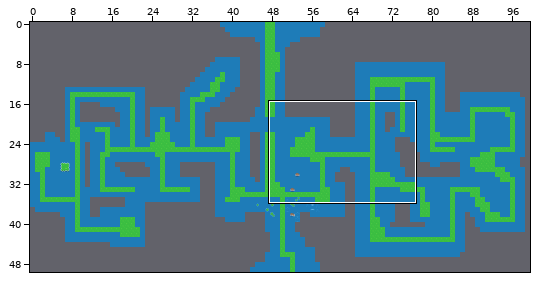
A Tiled map gets an edit: Tiled/Swamp.tmx. Above, an overview of the earlier version with the close-up marked.
Close-up. The starting point:
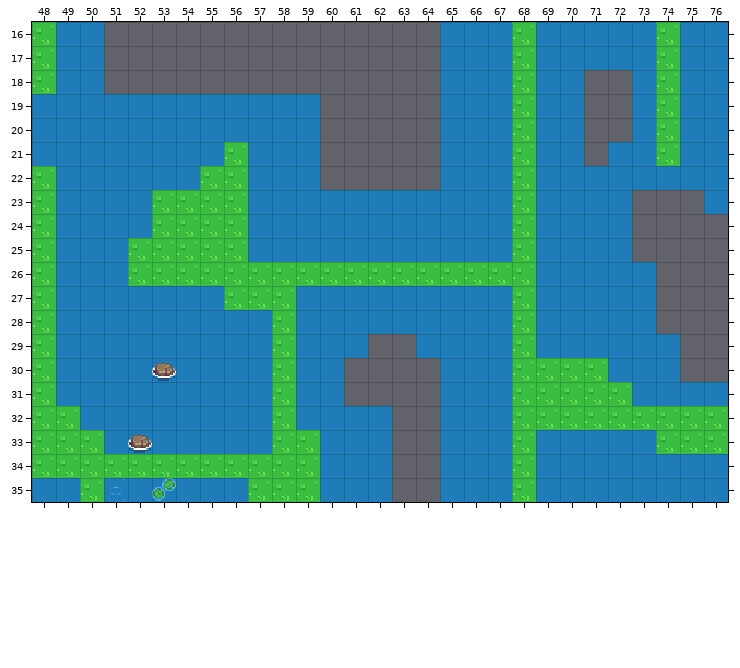
Cells are 16x16 px. Shown: x 48..76, y 16..35. The commit also changed other parts of the map, which this record leaves out.
Once edited:
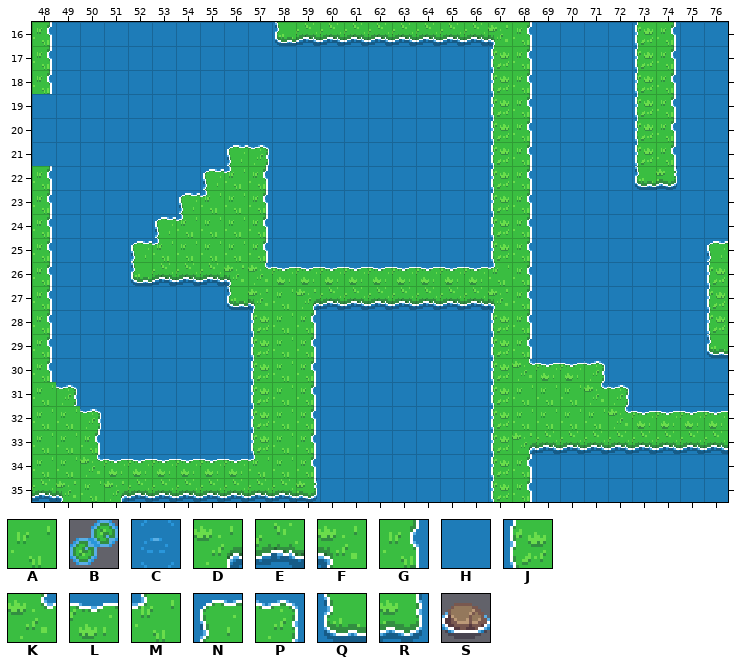
Key: from "Forest": A 0, B 4, C 163, D 242, E 243, F 244, G 282, H 283, J 284, K 322, L 323, M 324, N 362, P 363, Q 402, R 403, S 412.
_ is an empty cell, . an unchanged one.
Tiles of an added or newly shown layer are drawn over the layers below it.
Edits made:
--- layer "Tile layer 4" (removed)
@@ x 48..76 @@
-16 A................HHHA....HA..
-17 A..................HA....HA..
-18 A..................HA....HA..
-19 ...................HA....HA..
-20 ...................HA....HA..
-21 ........AH.........HA....HA..
-22 A......AAH.........HA....HH..
-23 A....AAA.H.........HA........
-24 A....AA..H.........HA........
-25 A...AA...H.........HA........
-26 A...AAAAAAAAAAAAAAAAA........
-27 A.......AA.HHHHHHHHHA........
-28 A........H.H.......HA........
-29 A........H.H.......HA........
-30 A....H...H.H.......HAAAA.....
-31 .H.......H.H.......H...AA....
-32 ..H......H.H.......H....AAAAA
-33 ..A.H....H.A.......HAHHHHHAAA
-34 ..AAAAAAAA.A.......HA........
-35 HH..HHHHHAAA.......HA........
+16 _................____....__..
+17 _..................__....__..
+18 _..................__....__..
+19 ...................__....__..
+20 ...................__....__..
+21 ........__.........__....__..
+22 _......___.........__....__..
+23 _....___._.........__........
+24 _....__.._.........__........
+25 _...__..._.........__........
+26 _..._________________........
+27 _.......__.__________........
+28 _........_._.......__........
+29 _........_._.......__........
+30 _...._..._._......._____.....
+31 ._......._._......._...__....
+32 .._......_._......._...._____
+33 .._._...._._.......__________
+34 ..________._.......__........
+35 __..________.......__........
--- layer "Tile layer 2" (removed)
@@ x 53..53 @@
-30 S
+30 _
@@ x 52..52 @@
-33 S
+33 _
@@ x 51..53 @@
-35 C.B
+35 _._
--- layer "Ground" (added)
@@ x 48..76 @@
-16 _..__________________....__..
-17 _..______________..__....__..
-18 _..______________..__..____..
-19 ............_____..__..____..
-20 ............_____..__..____..
-21 ........__.._____..__.._.__..
-22 _......___.._____..__....__..
-23 _....___._.........__....___.
-24 _....__.._.........__....____
-25 _...__..._.........__....____
-26 _..._________________.....___
-27 _.......__.__________.....___
-28 _........_._.......__.....___
-29 _........_._..__...__......__
-30 _...._..._._.____.._____...__
-31 ._......._._.____.._...__....
-32 .._......_._...__.._...._____
-33 .._._...._._...__..__________
-34 ..________._...__..__........
-35 __._________...__..__........
+16 G..HHHHHHHQEEEEEEEEFG....JG..
+17 G..HHHHHHHHHHHHHH..JG....JG..
+18 G..HHHHHHHHHHHHHH..JG..HHJG..
+19 ............HHHHH..JG..HHJG..
+20 ............HHHHH..JG..HHJG..
+21 ........NP..HHHHH..JG..H.JG..
+22 G......NMG..HHHHH..JG....QR..
+23 G....HNM.G.........JG....HHH.
+24 G....NM..G.........JG....HHHH
+25 G...NM...G.........JG....HHHN
+26 G...QEEEFKLLLLLLLLLMG.....HHJ
+27 G.......QF.DEEEEEEEFG.....HHJ
+28 G........J.G.......JG.....HHJ
+29 G........J.G..HH...JG......HQ
+30 G....H...J.G.HHHH..JKLLP...HH
+31 .P.......J.G.HHHH..J...KP....
+32 ..P......J.G...HH..J....KLLLL
+33 ..G.H....J.G...HH..JDEEEEEEEE
+34 ..KLLLLLLM.G...HH..JG........
+35 EF.DEEEEEEER...HH..JG........
Where, in picture pixels (left, top, right, bottom), the same in both close-ups:
changed: (32, 22, 728, 502)
